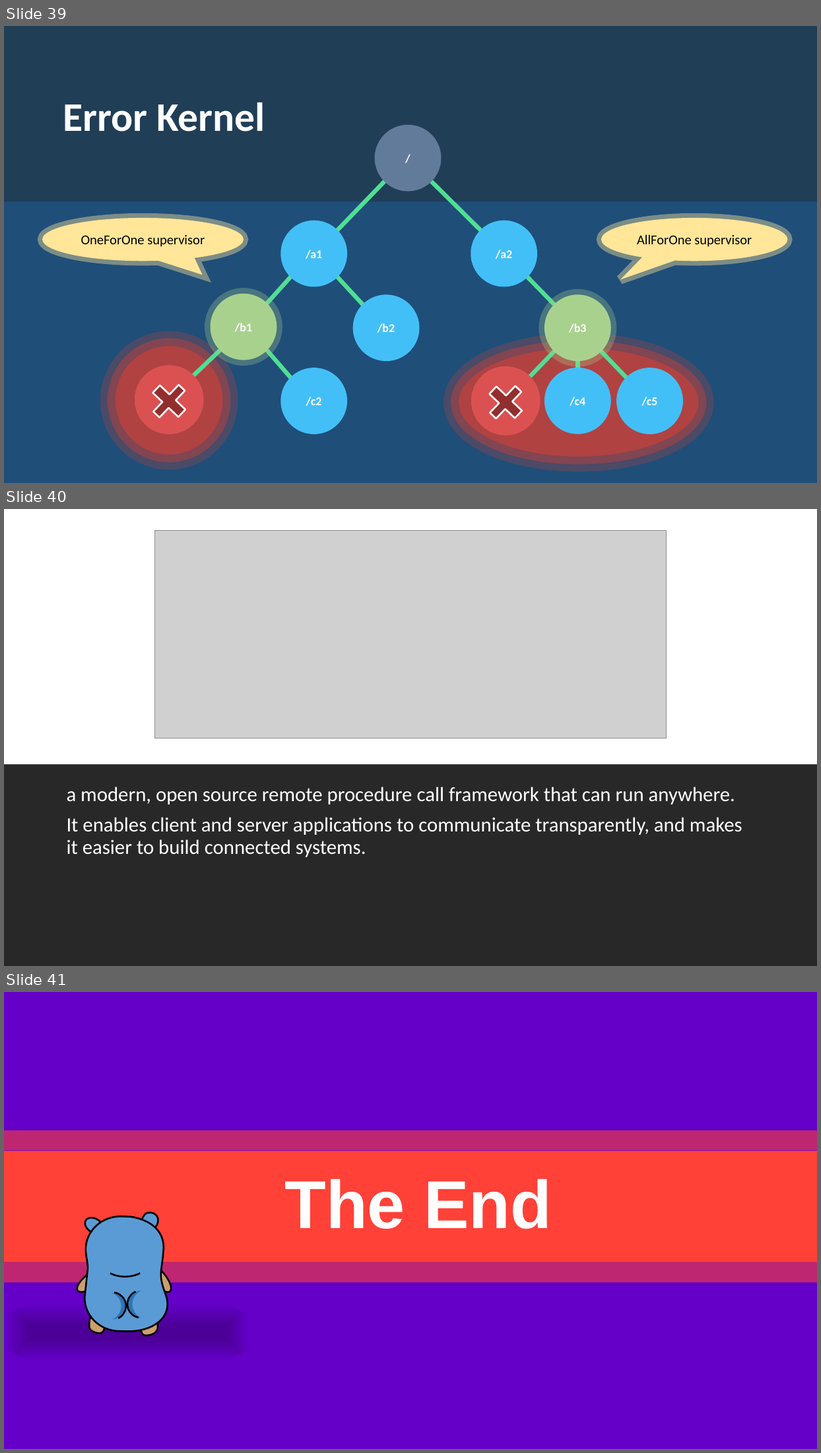
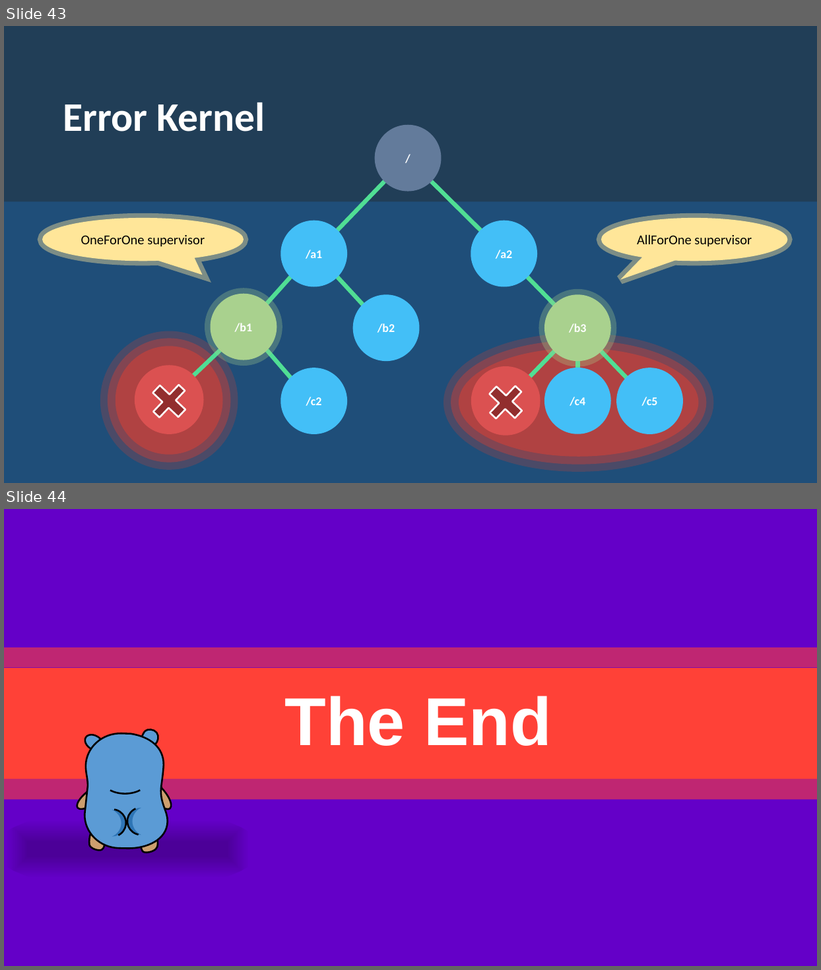
Before and after one commit to rogeralsing/Presentations, a slide deck: ProtoActor/QConSP/protoactor.pptx. Shown one above the other, each under a label of ours: slides 39, 40 and 41 before the commit, slides 43 and 44 after it. The pictures are 821x1453 and 821x970 pixels, drawn with LibreOffice and Linux fonts; fonts in the diff are those of the drawing; grey boxes stand for pictures. Boxes give left, top, right and bottom in pixels: in the first picture for what was removed or moved away, otherwise in the second. Text is boxed around its words. In the diff, an @@ line names an element or a change of style, - is before the commit and + after.

```diff
--- a/ProtoActor/QConSP/protoactor.pptx
+++ b/ProtoActor/QConSP/protoactor.pptx
@@ slide 40 removed at (x1=4, y1=509, x2=817, y2=966), background #282828 @@
@@ rectangle removed at (x1=4, y1=509, x2=817, y2=764) @@
@@ picture removed at (x1=154, y1=531, x2=667, y2=739) @@
@@ text removed at (x1=67, y1=787, x2=743, y2=857) @@
-a modern, open source remote procedure call framework that can run anywhere.
-It enables client and server applications to communicate transparently, and makes it easier to build connected systems.
@@ what was slide 39 is now slide 43 @@
@@ what was slide 41 is now slide 44 @@
```
Also in this commit, not shown: 4 slides changed, 5 slides added, 1 other slide removed.
